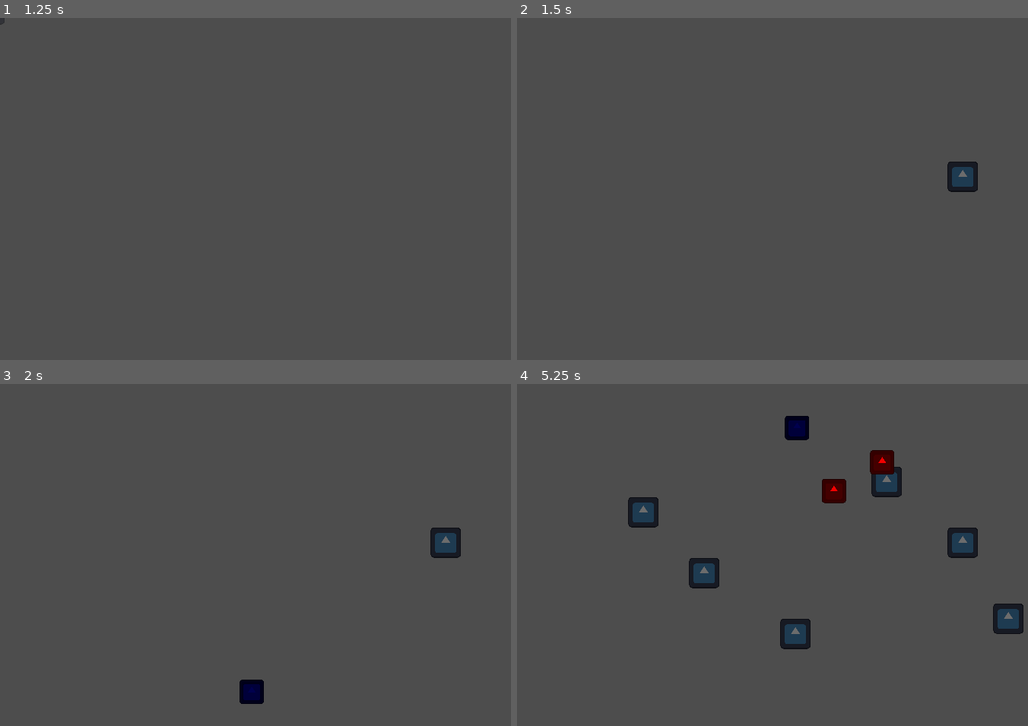
Above: before the commit, frames 1-4 (two rows, left to right).
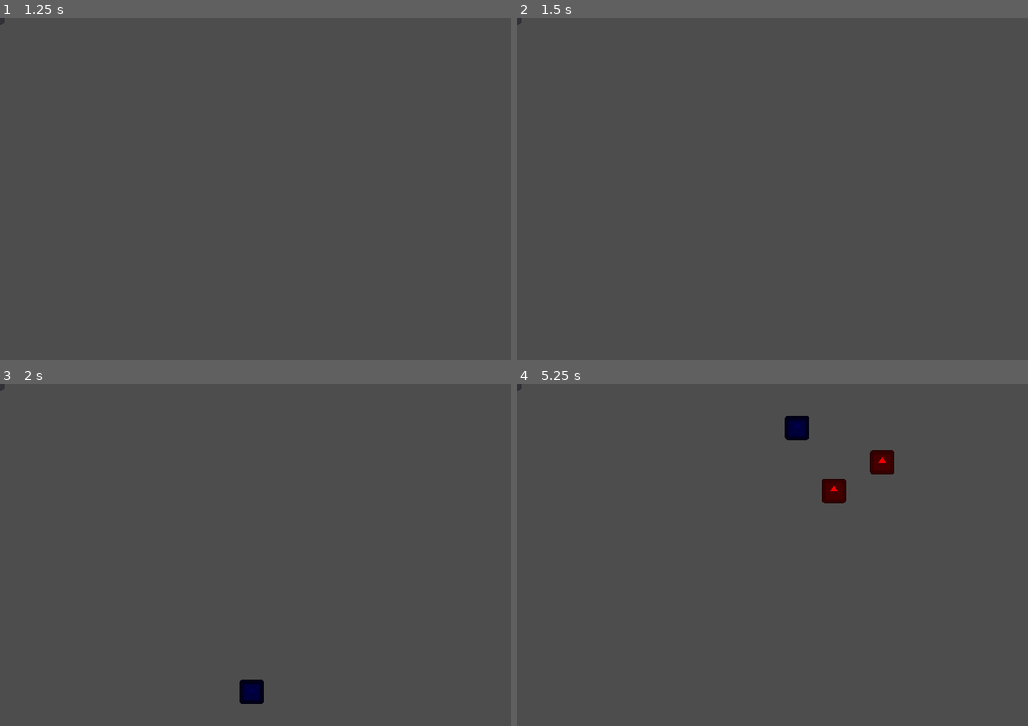
Above: after the commit, the same moments.

Repository: Cax36940/WonderJamDogot
Game: Godot game, scene res://main.tscn
The game is run twice, just before and just after one commit, with the same random seed, the same clock (stepped at 60 frames per second) and the same inputs. The engine's default icon, where the game draws it, is replaced by a stand-in: a white triangle on a blue panel in a dark square.
Inputs (mouse positions are in pixels of both pictures, inside the frame that each line leads up to):
- Up to frame 1 (1.25 s): click "Commencer" at 0.5 s
- Up to frame 2 (1.5 s): tap Enter at 1.25 s; move the mouse to (956, 171) at 1.27 s; press the mouse at (956, 171) at 1.28 s
- Up to frame 3 (2 s): no input
- Up to frame 4 (5.25 s): move the mouse to (700, 572) at 2.02 s; release the mouse at (700, 572) at 2.03 s; click (700, 572) at 2.1 s; move the mouse to (879, 479) at 2.77 s; press the mouse at (879, 479) at 2.78 s; move the mouse to (792, 623) at 3.52 s; release the mouse at (792, 623) at 3.53 s; click (792, 623) at 3.6 s; move the mouse to (1002, 606) at 4.27 s; press the mouse at (1002, 606) at 4.28 s; move the mouse to (639, 503) at 5.02 s; release the mouse at (639, 503) at 5.03 s; click (639, 503) at 5.1 s

Frame 1 is identical in both runs. In frame 2, 0.5% of the frame differs, in the area x 0-91%, y 0-51%; in frame 3, 0.5%; in frame 4, 3.0%, in the area x 0-100%, y 0-78%.
Error in both runs: Invalid access to property or key 'GRID_CELL_SIZE' on a base object of type 'null instance'. (res://grid_sprite.gd:7)

Commit message:
update shop menu

Diff:
--- /dev/null
+++ b/menu/shop_menu/shop_button.gd
@@ -0,0 +1,13 @@
+extends TextureButton
+
+@onready var world = get_node("/root/World/")
+
+# Called when the node enters the scene tree for the first time.
+func _ready() -> void:
+	pass # Replace with function body.
+
+
+# Called every frame. 'delta' is the elapsed time since the previous frame.
+func _process(delta: float) -> void:
+	if button_pressed:
+		world.buildTower()
--- /dev/null
+++ b/menu/shop_menu/shop_menu.tscn
@@ -0,0 +1,124 @@
+[gd_scene load_steps=4 format=3 uid="uid://c8rha5ngjw3br"]
+
+[ext_resource type="Texture2D" uid="uid://b3x8ea25yemf3" path="res://icon.svg" id="1_o3n2x"]
+[ext_resource type="Script" path="res://menu/shop_menu/shop_button.gd" id="2_3t67b"]
+
+[sub_resource type="CanvasTexture" id="CanvasTexture_sygrd"]
+
+[node name="ShopMenu" type="Control"]
+layout_mode = 3
+anchors_preset = 15
+anchor_right = 1.0
+anchor_bottom = 1.0
+grow_horizontal = 2
+grow_vertical = 2
+
+[node name="CanvasLayer" type="CanvasLayer" parent="."]
+
+[node name="Tours" type="ScrollContainer" parent="CanvasLayer"]
+anchors_preset = -1
+anchor_right = 1.0
+anchor_bottom = 1.0
+offset_left = 1093.0
+offset_top = 33.0
+offset_right = 2.0
+offset_bottom = 2.0
+grow_horizontal = 0
+
+[node name="VBoxContainer" type="VBoxContainer" parent="CanvasLayer/Tours"]
+layout_mode = 2
+size_flags_horizontal = 3
+size_flags_vertical = 3
+
+[node name="TextureButton" type="TextureButton" parent="CanvasLayer/Tours/VBoxContainer" groups=["ShopButtons"]]
+layout_mode = 2
+size_flags_vertical = 3
+toggle_mode = true
+texture_normal = SubResource("CanvasTexture_sygrd")
+script = ExtResource("2_3t67b")
+
+[node name="TextureRect" type="TextureRect" parent="CanvasLayer/Tours/VBoxContainer/TextureButton"]
+layout_mode = 0
+offset_left = 28.0
+offset_top = 3.0
+offset_right = 156.0
+offset_bottom = 131.0
+texture = ExtResource("1_o3n2x")
+
+[node name="Label" type="Label" parent="CanvasLayer/Tours/VBoxContainer/TextureButton/TextureRect"]
+layout_mode = 1
+anchors_preset = 7
+anchor_left = 0.5
+anchor_top = 1.0
+anchor_right = 0.5
+anchor_bottom = 1.0
+offset_left = -15.5
+offset_top = -23.0
+offset_right = 15.5
+grow_horizontal = 2
+grow_vertical = 0
+text = "50 c"
+horizontal_alignment = 1
+vertical_alignment = 1
+
+[node name="TextureButton2" type="TextureButton" parent="CanvasLayer/Tours/VBoxContainer" groups=["ShopButtons"]]
+layout_mode = 2
+size_flags_vertical = 3
+toggle_mode = true
+texture_normal = SubResource("CanvasTexture_sygrd")
+script = ExtResource("2_3t67b")
+
+[node name="TextureRect" type="TextureRect" parent="CanvasLayer/Tours/VBoxContainer/TextureButton2"]
+layout_mode = 0
+offset_left = 28.0
+offset_top = 3.0
+offset_right = 156.0
+offset_bottom = 131.0
+texture = ExtResource("1_o3n2x")
+
+[node name="Label" type="Label" parent="CanvasLayer/Tours/VBoxContainer/TextureButton2/TextureRect"]
+layout_mode = 1
+anchors_preset = 7
+anchor_left = 0.5
+anchor_top = 1.0
+anchor_right = 0.5
+anchor_bottom = 1.0
+offset_left = -15.5
+offset_top = -23.0
+offset_right = 15.5
+grow_horizontal = 2
+grow_vertical = 0
+text = "50 c"
+horizontal_alignment = 1
+vertical_alignment = 1
+
+[node name="TextureButton3" type="TextureButton" parent="CanvasLayer/Tours/VBoxContainer" groups=["ShopButtons"]]
+layout_mode = 2
+size_flags_vertical = 3
+toggle_mode = true
+texture_normal = SubResource("CanvasTexture_sygrd")
+script = ExtResource("2_3t67b")
+
+[node name="TextureRect" type="TextureRect" parent="CanvasLayer/Tours/VBoxContainer/TextureButton3"]
+layout_mode = 0
+offset_left = 28.0
+offset_top = 3.0
+offset_right = 156.0
+offset_bottom = 131.0
+texture = ExtResource("1_o3n2x")
+
+[node name="Label" type="Label" parent="CanvasLayer/Tours/VBoxContainer/TextureButton3/TextureRect"]
+layout_mode = 1
+anchors_preset = 7
+anchor_left = 0.5
+anchor_top = 1.0
+anchor_right = 0.5
+anchor_bottom = 1.0
+offset_left = -15.5
+offset_top = -23.0
+offset_right = 15.5
+grow_horizontal = 2
+grow_vertical = 0
+text = "50 c"
+horizontal_alignment = 1
+vertical_alignment = 1
--- a/project.godot
+++ b/project.godot
@@ -21,6 +21,10 @@
 window/size/viewport_height=720
 window/stretch/mode="canvas_items"
 
+[global_group]
+
+ShopButtons=""
+
 [input]
 
 mouse_click={
--- a/world.gd
+++ b/world.gd
@@ -24,8 +24,8 @@
 	pass
 
 
-func _input(event):
-	if event is InputEventMouseMotion:
+func buildTower():
+	if InputEventMouseMotion:
 		if mouse_object_container.get_child_count() > 0:
 			var object : GridObject = mouse_object_container.get_child(0)
 			object.position = align_on_grid(get_global_mouse_position(), object.width, object.height)
